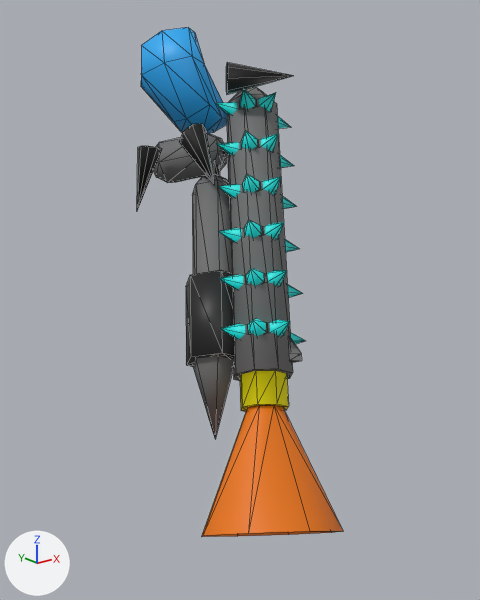
A saved change to the glTF model public/assets/models/sixgun/default/fps.glb.
Camera for both pictures: a 50 mm camera at (-0.72, -0.607, -0.18) aimed at (-0.331, -0.121, -0.374). Arrows for +X, +Y and +Z are at lower left; the lights stay in place. Mesh edges are drawn as thin lines. Where no turn or scale is listed for an object, it has been applied to the vertices. Vertices at the same position are counted once.
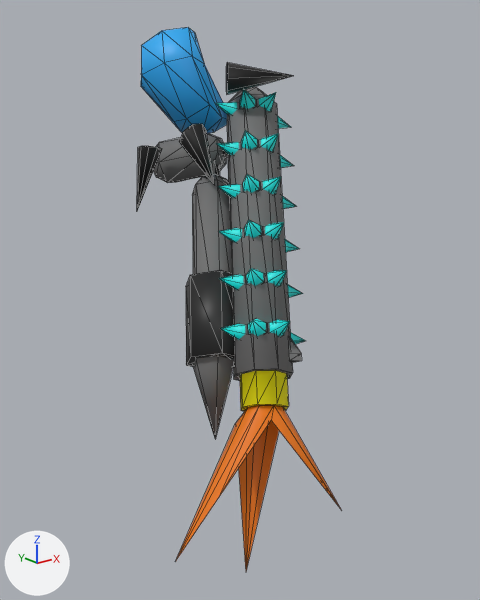
Where the change shows, as pixel boxes [x1, y1, x2, y2] in the pictures (480 x 600 px):
'tip-sixgun', reshaped (17% wider, 25% taller): before [202, 405, 343, 537]; after [176, 405, 341, 570]

The change, as a diff of the scene's bpy script:
```diff
--- a/public/assets/models/sixgun/default/fps.glb.py
+++ b/public/assets/models/sixgun/default/fps.glb.py
@@ me_sphere_008 @@
 me_sphere_008.from_pydata(...)  # 16 vertices, 16 faces; spans x -0.0983..0.02, y -0.1069..0.0144, z -0.1228..0.01
 # used by ob_tip_sixgun; location = (-0.354, -0.186, -0.459)
-me_sphere_008.vertices[8].co = (-0.0983, -0.0376, -0.07)  # pixel (202, 535)
-me_sphere_008.vertices[9].co = (-0.0773, -0.0054, -0.0998)  # pixel (201, 536)
-me_sphere_008.vertices[10].co = (-0.0846, -0.0797, -0.0496)  # pixel (248, 533)
-me_sphere_008.vertices[11].co = (-0.0443, -0.1069, -0.0507)  # pixel (309, 531)
-me_sphere_008.vertices[12].co = (-0.001, -0.1034, -0.0726)  # pixel (343, 531)
-me_sphere_008.vertices[13].co = (0.02, -0.0712, -0.1024)  # pixel (331, 532)
-me_sphere_008.vertices[14].co = (0.0063, -0.0292, -0.1228)  # pixel (288, 534)
-me_sphere_008.vertices[15].co = (-0.034, -0.0019, -0.1217)  # pixel (237, 536)
+# me_sphere_008 part 1
+me_sphere_008.vertices[8].co = (-0.1261, -0.0383, -0.0813)  # pixel (175, 561)
+me_sphere_008.vertices[9].co = (-0.0209, 0.0168, -0.0153)  # pixel (235, 423)
+me_sphere_008.vertices[10].co = (-0.0795, -0.034, -0.0444)  # pixel (218, 498)
+me_sphere_008.vertices[11].co = (-0.0121, -0.023, 0.0015)  # pixel (271, 420)
+me_sphere_008.vertices[12].co = (-0.0112, -0.1097, -0.0447)  # pixel (341, 510)
+me_sphere_008.vertices[13].co = (0.0108, -0.0228, -0.0216)
+me_sphere_008.vertices[14].co = (0.0139, -0.007, -0.0176)
+me_sphere_008.vertices[15].co = (-0.0323, -0.0131, -0.1568)
 me_sphere_008.materials.append(mat_blast)
```
